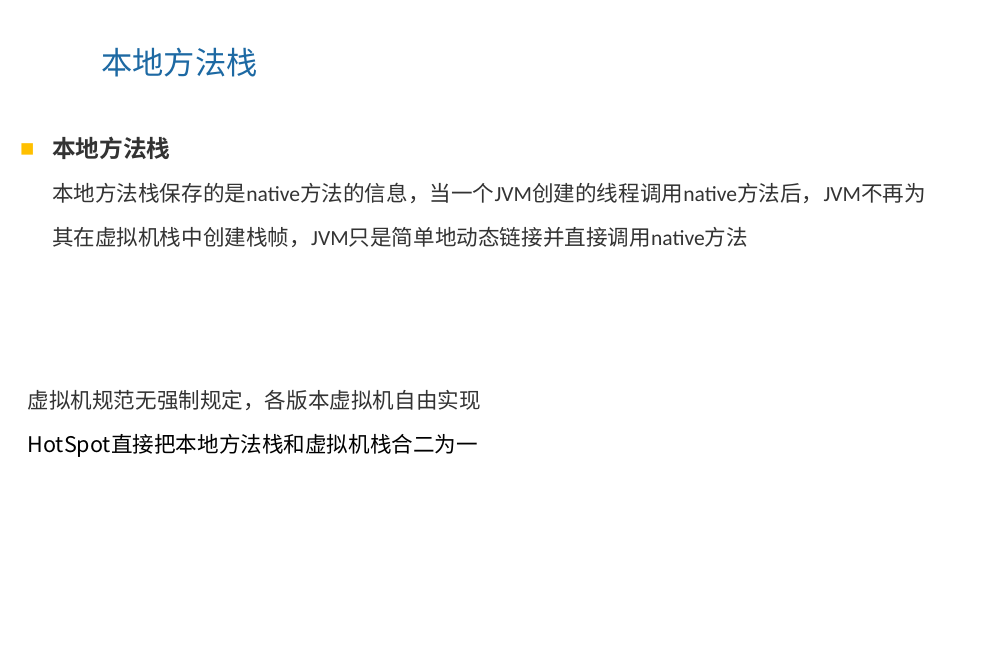
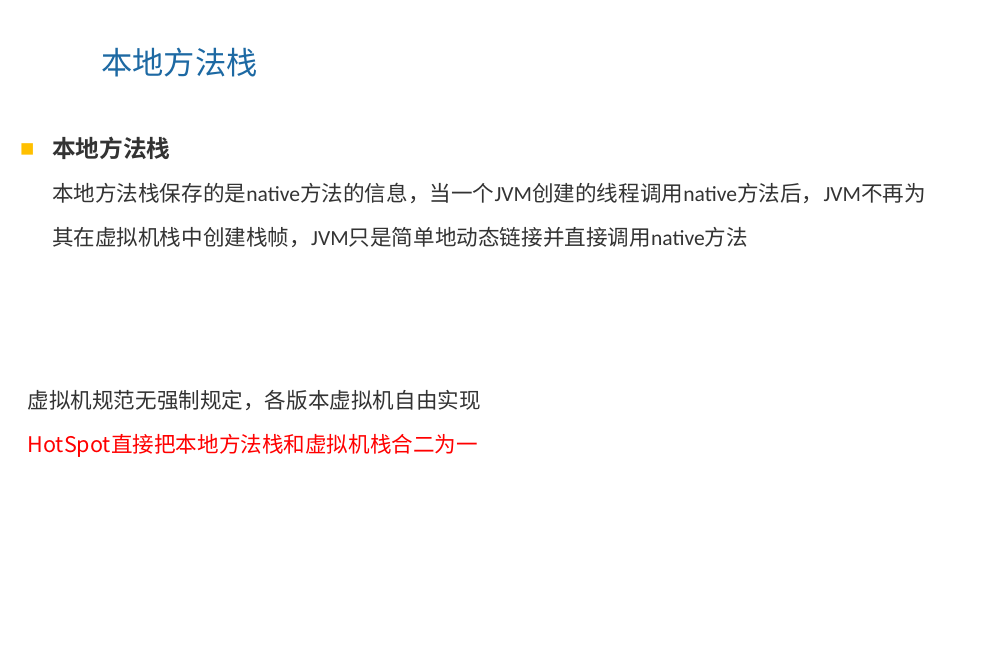
Before and after one commit to ZhangShenao/architect, a slide deck: slide 13 of architect/jvm/1、虚拟机的前世今生，深入理解JVM内存区域.pptx. Drawn at 1008x672 pixels with LibreOffice and Linux fonts; fonts in the diff are those of the drawing; background and template pictures are left out. Boxes give left, top, right and bottom in pixels: in the first picture for what was removed or moved away, otherwise in the second. Text is boxed around its words. In the diff, an @@ line names an element or a change of style, - is before the commit and + after.

```diff
--- a/architect/jvm/1、虚拟机的前世今生，深入理解JVM内存区域.pptx
+++ b/architect/jvm/1、虚拟机的前世今生，深入理解JVM内存区域.pptx
@@ text at <box>28,434,479,457</box>: text colour #000000 to #FF0000 in "HotSpot直接把本地方法栈和虚拟机栈合二为一" @@
```
Also in this commit, not shown: 5 other slides changed.
